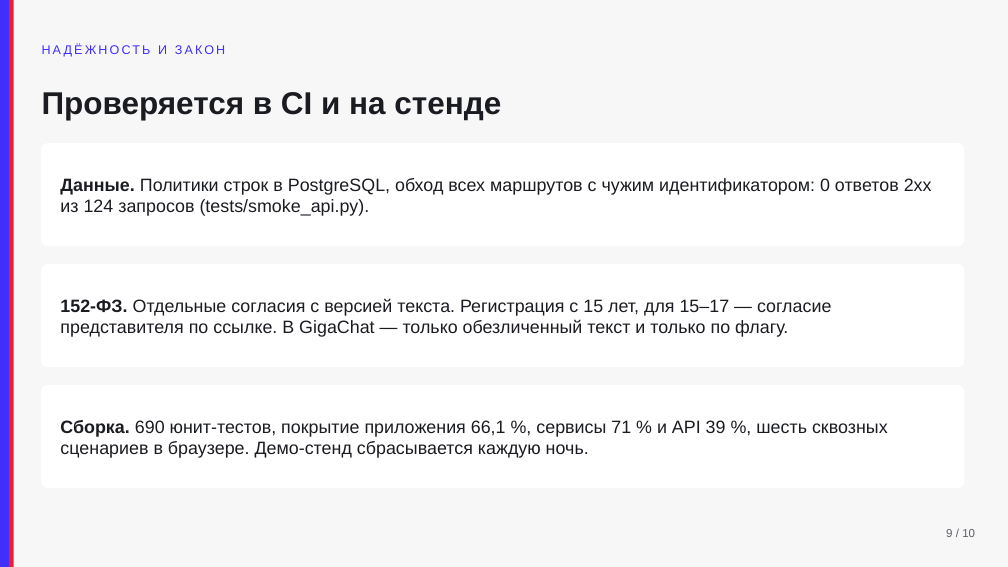
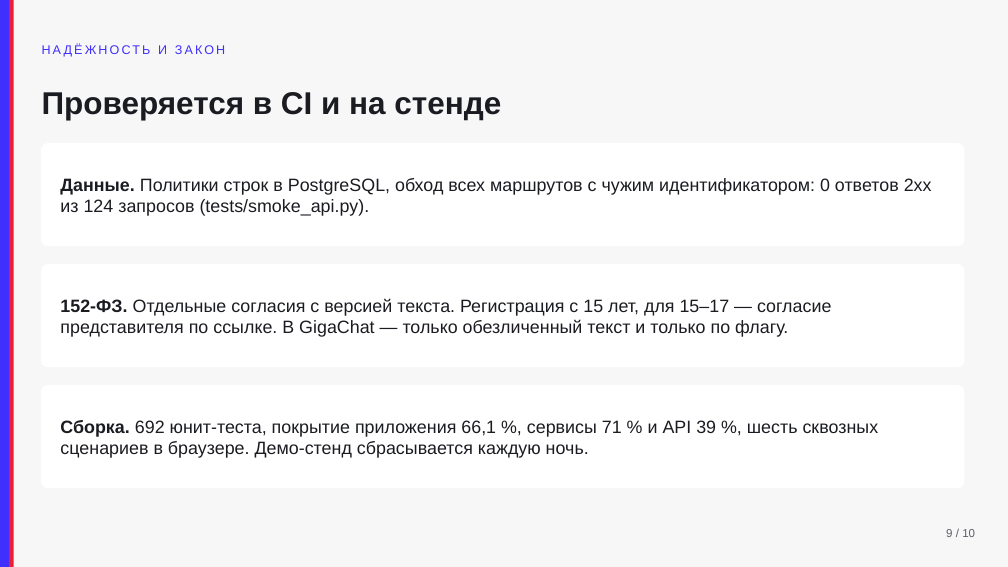
Before and after one commit to KonkovDV/fsp-talent, a slide deck: slide 9 of docs/pitch.pptx. Drawn at 1008x567 pixels with LibreOffice and Linux fonts; fonts in the diff are those of the drawing. Boxes give left, top, right and bottom in pixels: in the first picture for what was removed or moved away, otherwise in the second. Text is boxed around its words. In the diff, an @@ line names an element or a change of style, - is before the commit and + after.

Commit message:
Сверить опубликованные 692 юнит-теста с прогоном.

```diff
--- a/docs/pitch.pptx
+++ b/docs/pitch.pptx
@@ text at [60,420,879,458]: text changed @@
-Сборка. 690 юнит-тестов, покрытие приложения 66,1 %, сервисы 71 % и API 39 %, шесть сквозных сценариев в браузере. Демо-стенд сбрасывается каждую ночь.
+Сборка. 692 юнит-теста, покрытие приложения 66,1 %, сервисы 71 % и API 39 %, шесть сквозных сценариев в браузере. Демо-стенд сбрасывается каждую ночь.
```
Also in this commit, not shown: 6 other files.
